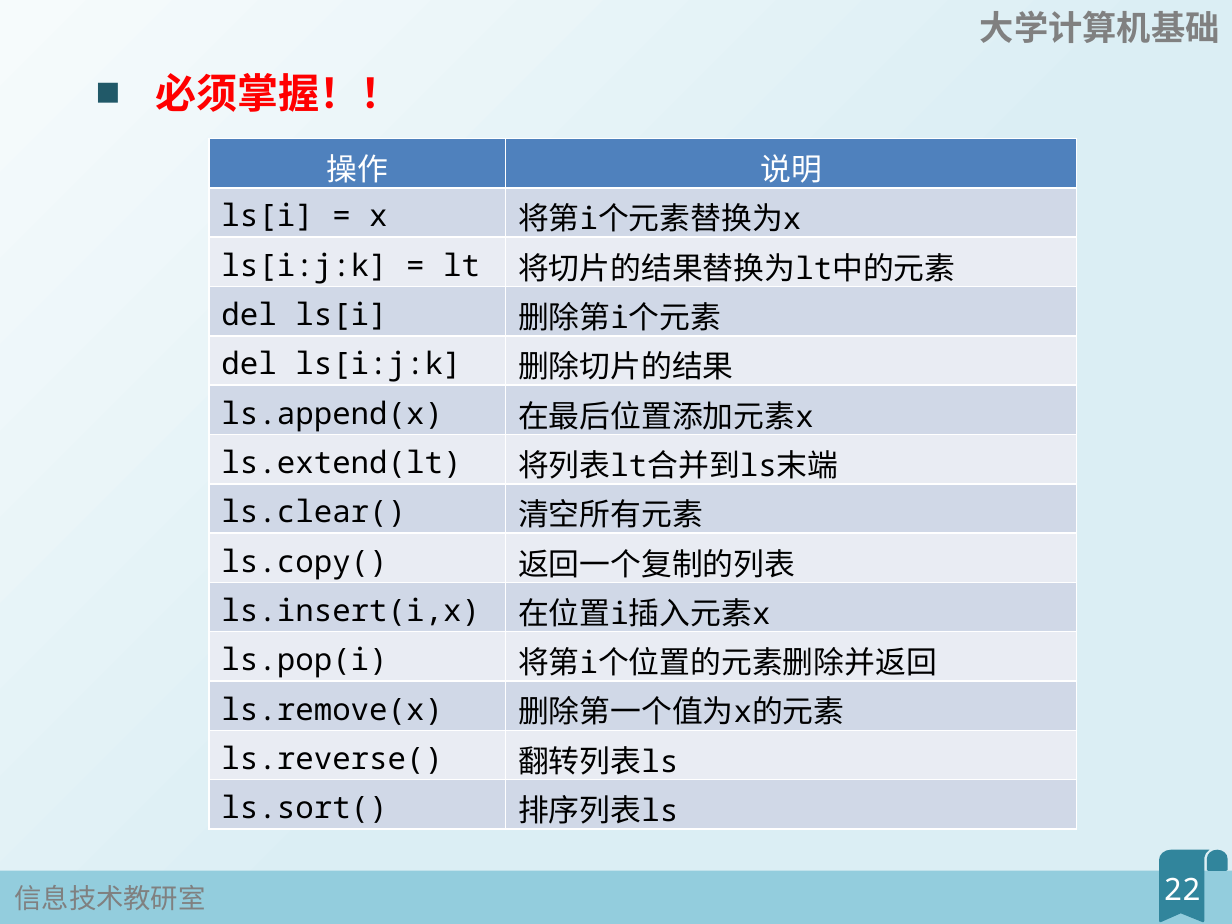
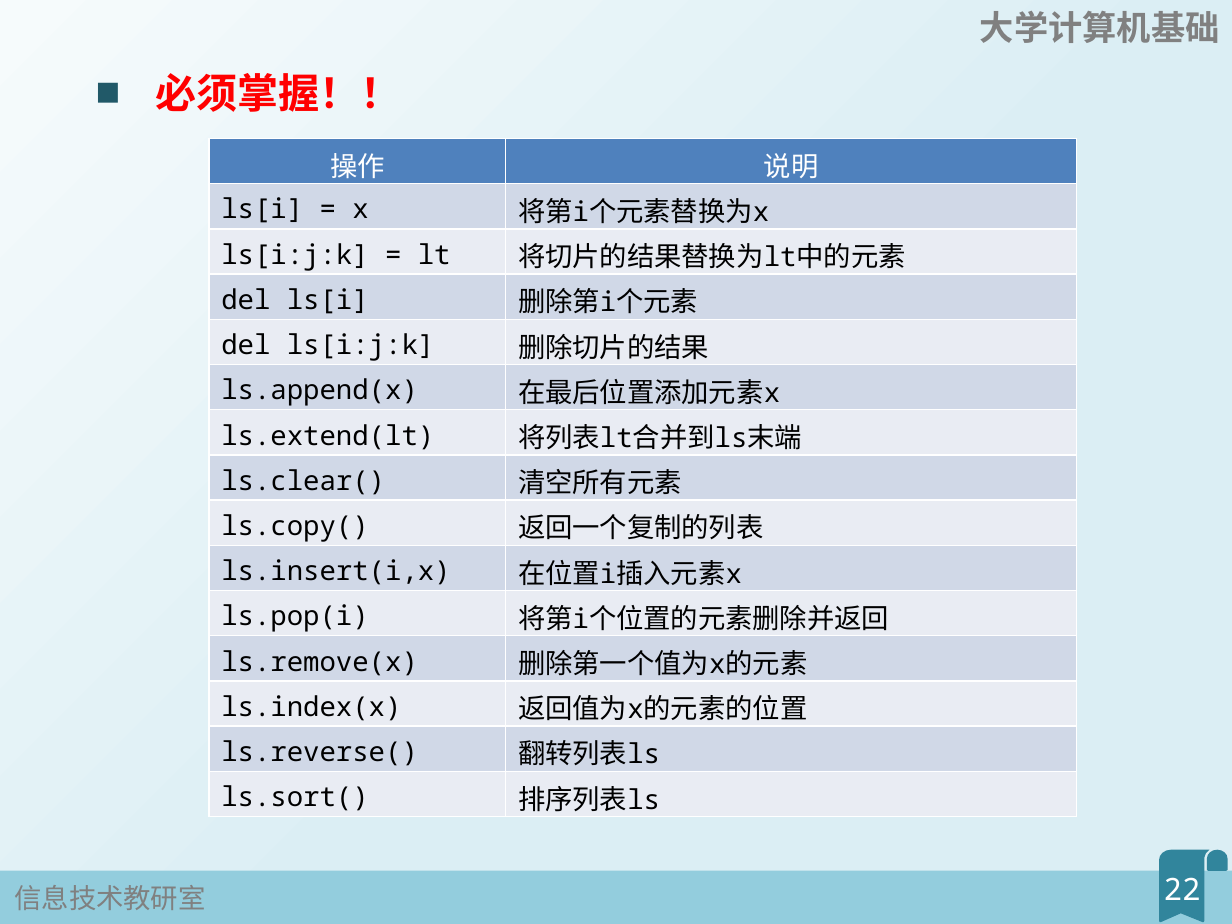
Before and after one commit to fjzfmxd/-, a slide deck: slide 22 of 3Python组合类型/幻灯片.pptx. Drawn at 1232x924 pixels with LibreOffice and Linux fonts; fonts in the diff are those of the drawing. Boxes give left, top, right and bottom in pixels: in the first picture for what was removed or moved away, otherwise in the second. Text is boxed around its words. In the diff, an @@ line names an element or a change of style, - is before the commit and + after.

Commit message:
null

```diff
--- a/3Python组合类型/幻灯片.pptx
+++ b/3Python组合类型/幻灯片.pptx
@@ table at <box>209,138,1077,816</box> @@
+row 13: ls.index(x) | 返回值为x的元素的位置
```
